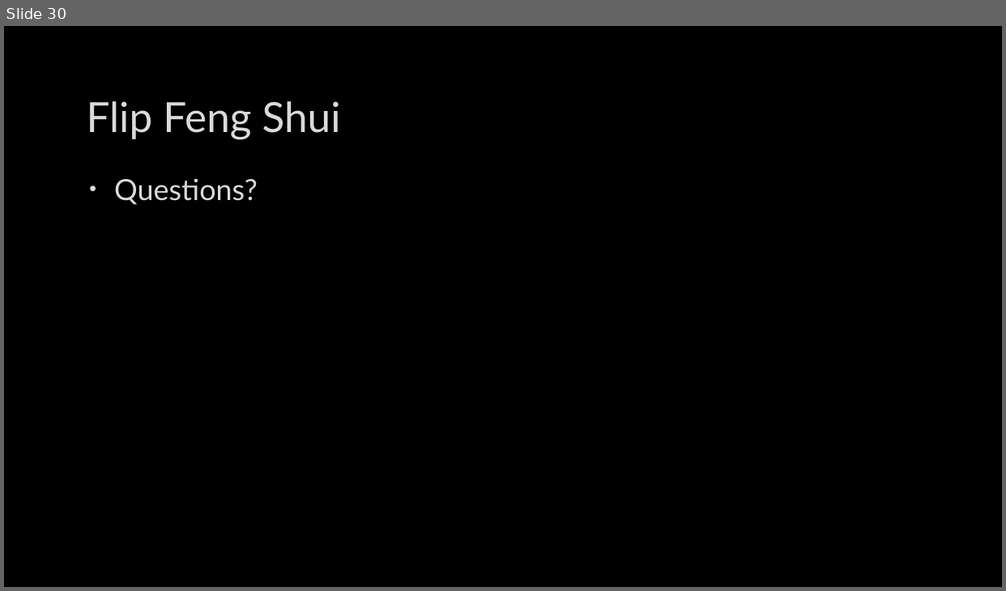
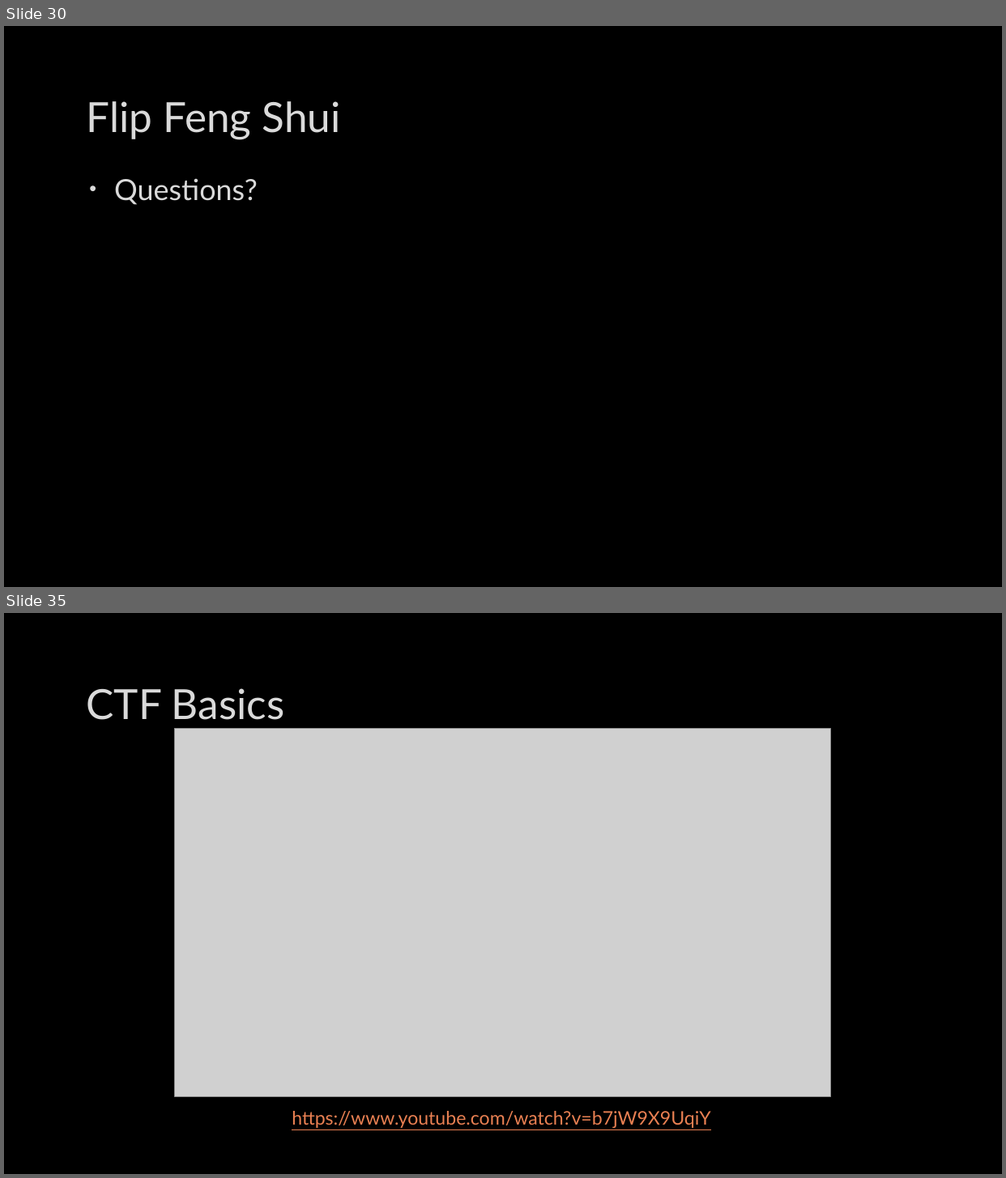
Before and after one commit to mbaccia514/SIG-Security, a slide deck: meetings/2016-10-04/2016-10-04.pptx. Shown one above the other, each under a label of ours: slide 30 before the commit, slides 30 and 35 after it; the slides between them are not shown. The pictures are 1006x591 and 1006x1178 pixels, drawn with LibreOffice and Linux fonts; fonts in the diff are those of the drawing; grey boxes stand for pictures; background and template pictures are left out. Boxes give left, top, right and bottom in pixels: in the first picture for what was removed or moved away, otherwise in the second. Text is boxed around its words. In the diff, an @@ line names an element or a change of style, - is before the commit and + after.

```diff
--- a/meetings/2016-10-04/2016-10-04.pptx
+++ b/meetings/2016-10-04/2016-10-04.pptx
@@ slide 35 added at (x1=4, y1=613, x2=1002, y2=1174), background picture (left out) @@
@@ title added at (x1=87, y1=688, x2=284, y2=720), 40 pt, text #DADADA @@
+CTF Basics
@@ picture added at (x1=175, y1=729, x2=830, y2=1098) @@
@@ text added at (x1=292, y1=1111, x2=710, y2=1128), 18 pt, text #E98052, underline @@
+https://www.youtube.com/watch?v=b7jW9X9UqiY
```
Also in this commit, not shown: 1 slide changed, 9 other slides added.
